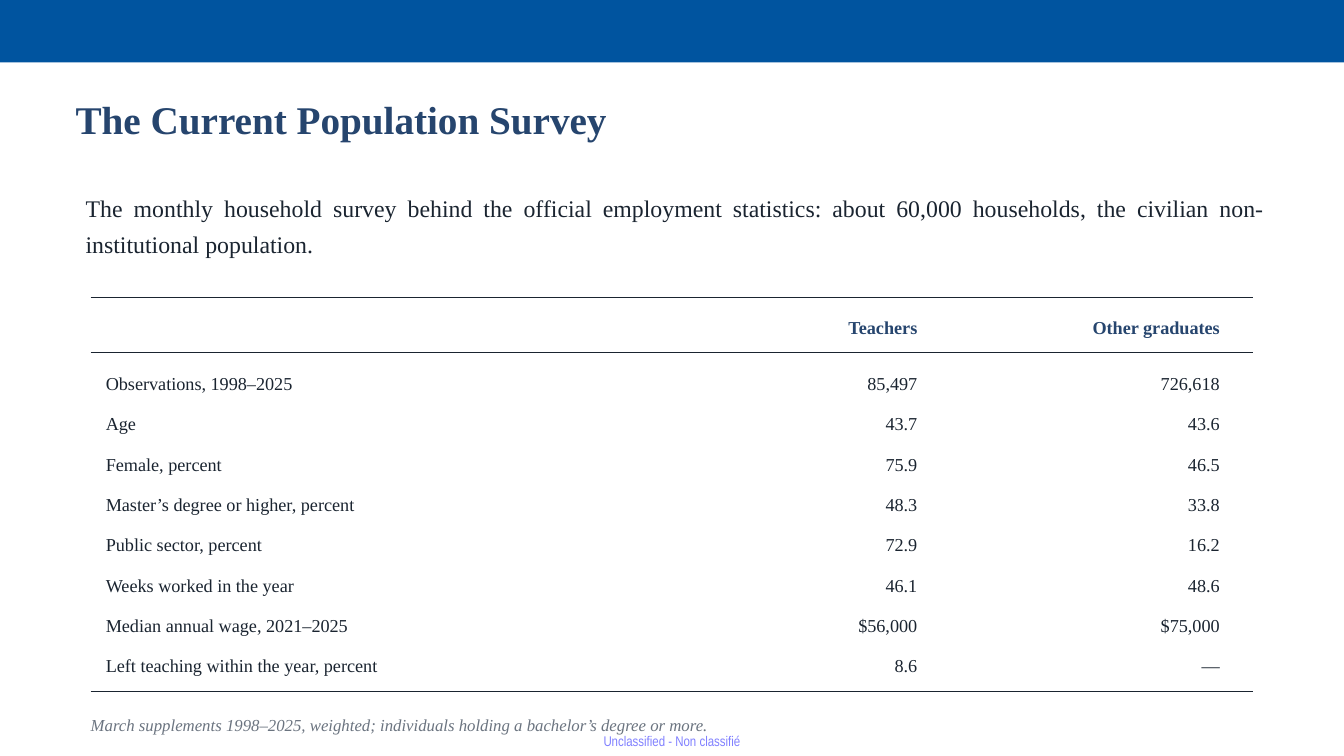
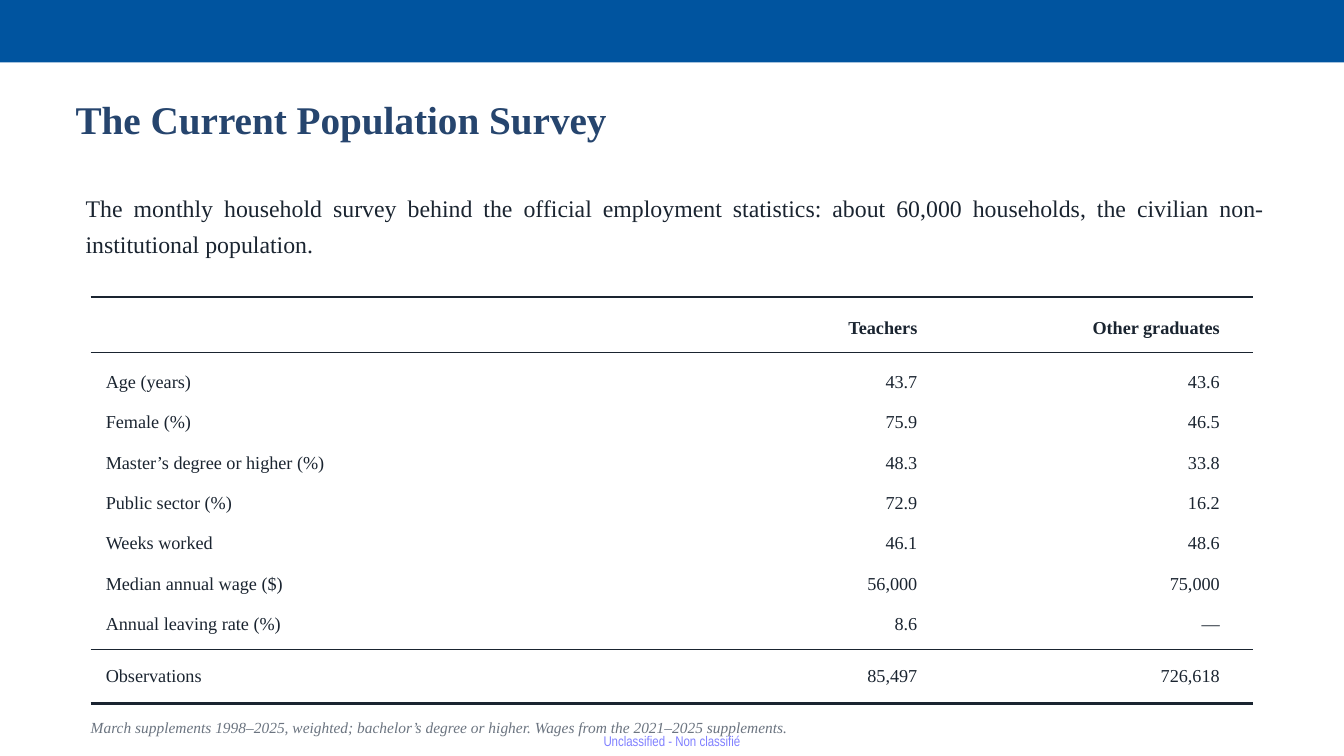
Before and after one commit to jedr1-ship-it/Alternative-Pathways----Quant, a slide deck: slide 4 of report/Proyect_US_v4.pptx. Drawn at 1344x756 pixels with LibreOffice and Linux fonts; fonts in the diff are those of the drawing. Boxes give left, top, right and bottom in pixels: in the first picture for what was removed or moved away, otherwise in the second. Text is boxed around its words. In the diff, an @@ line names an element or a change of style, - is before the commit and + after.

```diff
--- a/report/Proyect_US_v4.pptx
+++ b/report/Proyect_US_v4.pptx
@@ text "Teachers" at (848,321,917,334): text colour #26456E to #1A2430 @@
@@ text "Other graduates" at (1093,321,1220,338): text colour #26456E to #1A2430 @@
@@ text at (106,375,191,392): text changed @@
-Observations, 1998–2025
+Age (years)
@@ text at (106,415,159,428): text changed @@
-Age
+Female (%)
@@ 4 texts: place and size @@
-4 texts at (886,459,1220,592)
+4 texts at (886,416,1220,549)
@@ text at (106,456,292,473): text changed @@
-Master’s degree or higher, percent
+Master’s degree or higher (%)
@@ text removed at (106,458,221,475) @@
-Female, percent
@@ text added at (106,496,200,509), 13 pt, text #1A2430 @@
+Public sector (%)
@@ text at (106,536,212,549): text changed @@
-Public sector, percent
+Weeks worked
@@ text at (106,577,257,594): text changed @@
-Weeks worked in the year
+Median annual wage ($)
@@ text at (867,578,917,593): text changed @@
-$56,000
+56,000
@@ text at (1170,578,1220,593): text changed @@
-$75,000
+75,000
@@ text at (106,617,249,634): text changed @@
-Median annual wage, 2021–2025
+Annual leaving rate (%)
@@ 8 texts: place and size @@
-8 texts at (886,418,1220,690)
+8 texts at (886,376,1220,647)
@@ line added from (91, 649) to (1253, 649), #1A2430 0.8 pt @@
@@ text removed at (106,659,377,676) @@
-Left teaching within the year, percent
@@ text "85,497": place and size @@
-text "85,497" at (867,378,917,393)
+text "85,497" at (867,670,917,685)
@@ text "726,618": place and size @@
-text "726,618" at (1161,378,1220,393)
+text "726,618" at (1161,670,1220,685)
@@ text added at (106,669,202,682), 13 pt, text #1A2430 @@
+Observations
@@ line moved from (91, 692) - (1253, 692) to (91, 704) - (1253, 704) @@
@@ line (91, 704) - (1253, 704): stroke #1A2430 1 pt to #1A2430 1.6 pt @@
@@ text at (91,722,787,737): text changed; size 12 to 11 pt @@
-March supplements 1998–2025, weighted; individuals holding a bachelor’s degree or more.
+March supplements 1998–2025, weighted; bachelor’s degree or higher. Wages from the 2021–2025 supplements.
```
Also in this commit, not shown: 2 other slides changed, 3 slides added, 1 slide removed, 1 other file.
